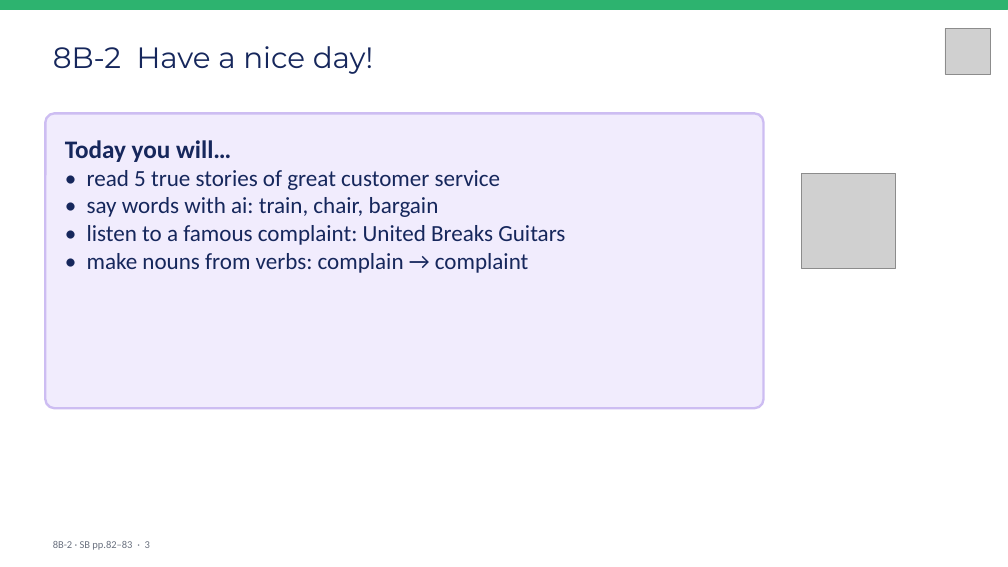
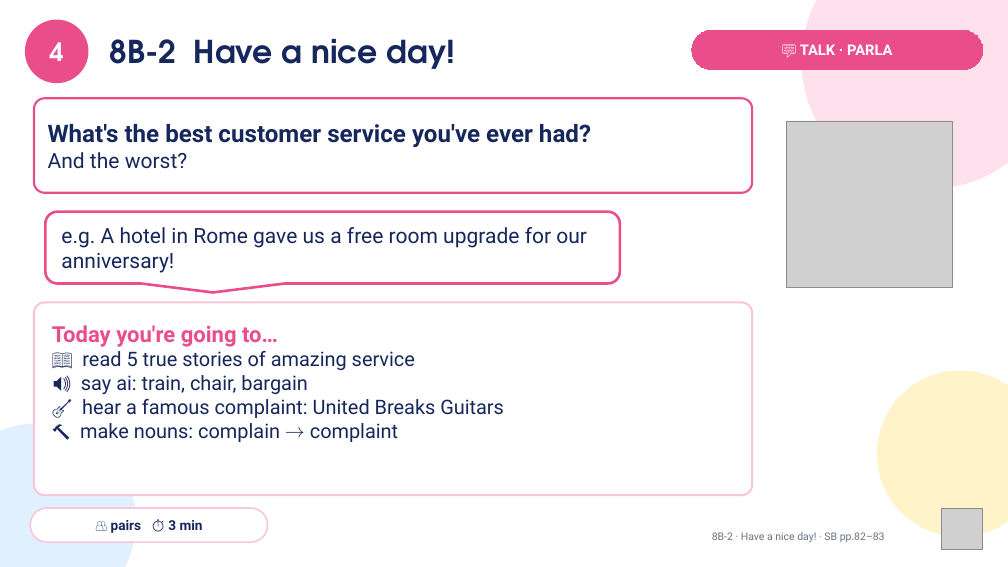
Before and after one commit to londonlanguageschool/Bagheria-, a slide deck: slide 4 of materials/B1/B1_8B-2_Have_a_nice_day.pptx (slide 3 before the commit). Drawn at 1008x567 pixels with LibreOffice and Linux fonts; fonts in the diff are those of the drawing; grey boxes stand for pictures. Boxes give left, top, right and bottom in pixels: in the first picture for what was removed or moved away, otherwise in the second. Text is boxed around its words. In the diff, an @@ line names an element or a change of style, - is before the commit and + after.

```diff
--- a/materials/B1/B1_8B-2_Have_a_nice_day.pptx
+++ b/materials/B1/B1_8B-2_Have_a_nice_day.pptx
@@ rectangle removed at [0,0,1008,9] @@
@@ ellipse added at [26,21,87,82], fill #E94E8B, outline #E94E8B 3 pt, 24 pt, text #FFFFFF, bold @@
+4
@@ text "8B-2 Have a nice day!": place and size @@
-text "8B-2 Have a nice day!" at [53,46,373,74]
+text "8B-2 Have a nice day!" at [109,39,456,69]
@@ text "8B-2 Have a nice day!" at [109,39,456,69]: size 28 to 30 pt, font Montserrat to TeX Gyre Adventor, bold on @@
@@ ellipse added at [802,0,1008,189], fill #FFD6E7 at 75% opacity @@
@@ rounded rectangle added at [692,30,983,70], fill #E94E8B, outline #E94E8B 0.75 pt, 14 pt, text #FFFFFF, bold @@
+💬 TALK · PARLA
@@ rounded rectangle added at [34,98,752,193], fill #FFFFFF, outline #E94E8B 2 pt, 23 pt, text #16275C, bold @@
+What's the best customer service you've ever had?
+And the worst?
@@ picture added at [786,121,953,287] @@
@@ picture removed at [802,174,896,268] @@
@@ rounded speech box added at [45,212,620,284], fill #FFFFFF, outline #E94E8B 2.5 pt, 20 pt, text #16275C @@
+e.g. A hotel in Rome gave us a free room upgrade for our anniversary!
@@ rounded rectangle "Today you're going to…": place and size @@
-rounded rectangle "Today you're going to…" at [45,113,764,408]
+rounded rectangle "Today you're going to…" at [34,302,752,495]
@@ rounded rectangle "Today you're going to…" at [34,302,752,495]: fill #F1ECFD to #FFFFFF; outline #CDBDF2 2.25 pt to #F7C6DA 2 pt; proportions changed @@
@@ text in rounded rectangle at [52,325,504,442]: text changed; size 22 to 19 pt; font Calibri to Roboto @@
-Today you will…
-• read 5 true stories of great customer service
-• say words with ai: train, chair, bargain
-• listen to a famous complaint: United Breaks Guitars
-• make nouns from verbs: complain → complaint
+Today you're going to…
+📖 read 5 true stories of amazing service
+🔊 say ai: train, chair, bargain
+🎸 hear a famous complaint: United Breaks Guitars
+🔨 make nouns: complain → complaint
@@ ellipse added at [877,371,1008,537], fill #FFF1B8 at 75% opacity @@
@@ ellipse added at [0,423,136,567], fill #D6ECFF at 75% opacity @@
@@ rounded rectangle added at [30,508,268,542], fill #FFFFFF, outline #F7C6DA 1.5 pt, 13 pt, text #16275C, bold @@
+👥 pairs ⏱ 3 min
@@ picture: place and size @@
-picture at [945,29,991,74]
+picture at [941,508,983,550]
@@ text at [712,532,885,542]: text changed; font Calibri to Roboto @@
-8B-2 · SB pp.82–83 · 3
+8B-2 · Have a nice day! · SB pp.82–83
```
Also in this commit, not shown: 9 other slides changed, 7 slides added, 9 slides removed, 23 other files.
